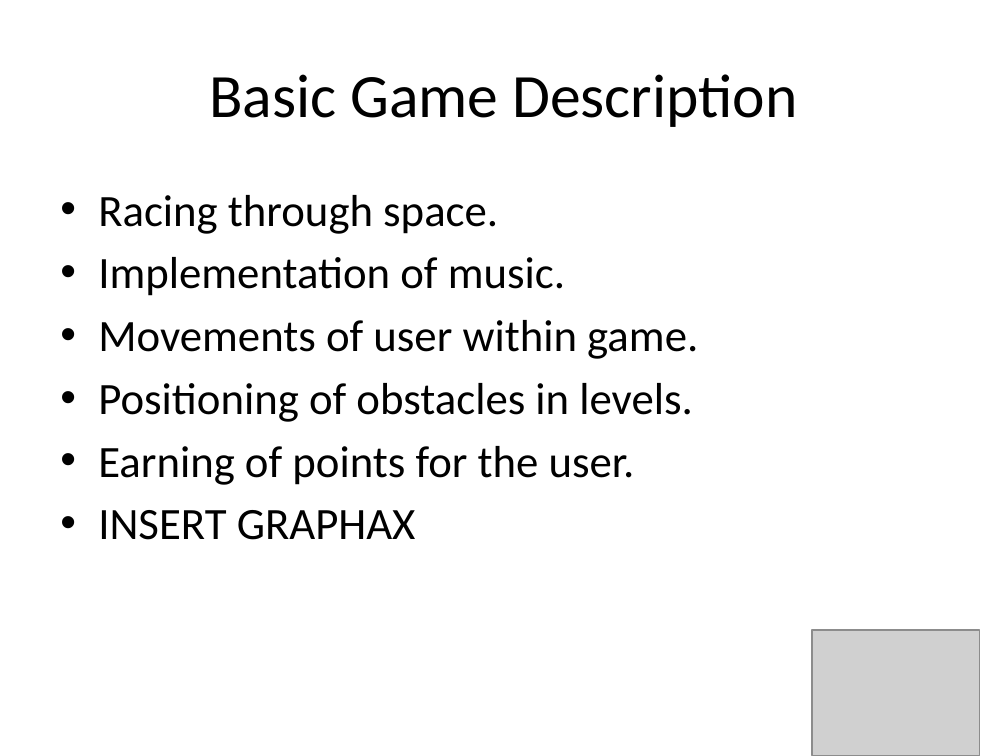
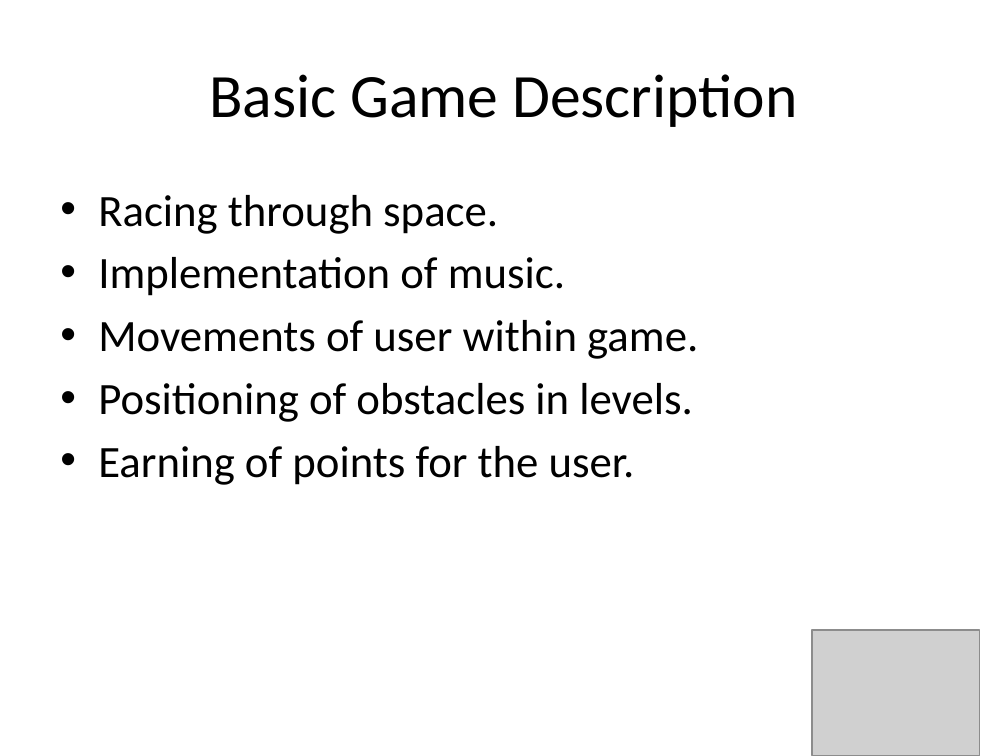
Before and after one commit to amlees/The-Great-Audio-Race, a slide deck: slide 3 of The Great Audio Race 2.pptx. Drawn at 1008x756 pixels with LibreOffice and Linux fonts; fonts in the diff are those of the drawing; grey boxes stand for pictures. Boxes give left, top, right and bottom in pixels: in the first picture for what was removed or moved away, otherwise in the second. Text is boxed around its words. In the diff, an @@ line names an element or a change of style, - is before the commit and + after.

Commit message:
edited pp

```diff
--- a/The Great Audio Race 2.pptx
+++ b/The Great Audio Race 2.pptx
@@ text at box(98, 510, 416, 540): paragraph removed @@
-• INSERT GRAPHAX
```
